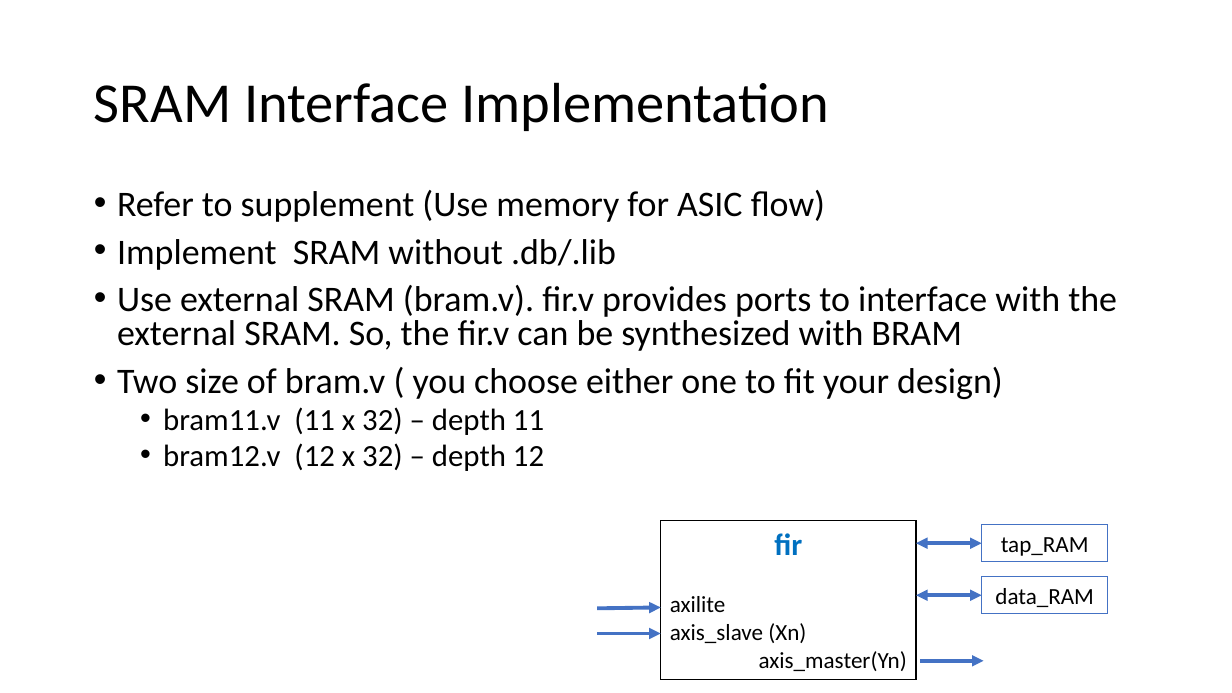
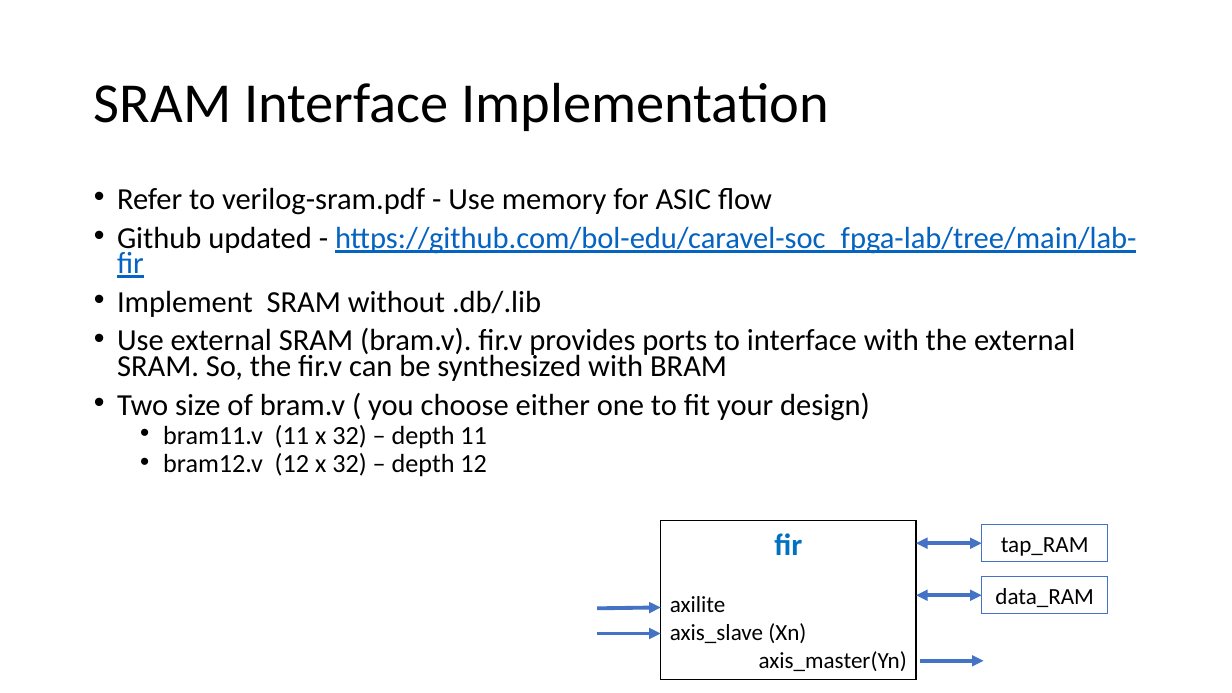
Before and after one commit to bol-edu/caravel-soc_fpga-lab, a slide deck: slide 27 of lab-fir/lab3-fir-workbook.pptx (slide 22 before the commit). Drawn at 1232x693 pixels with LibreOffice and Linux fonts; fonts in the diff are those of the drawing. Boxes give left, top, right and bottom in pixels: in the first picture for what was removed or moved away, otherwise in the second. Text is boxed around its words. In the diff, an @@ line names an element or a change of style, - is before the commit and + after.

```diff
--- a/lab-fir/lab3-fir-workbook.pptx
+++ b/lab-fir/lab3-fir-workbook.pptx
@@ text at (x1=117, y1=187, x2=1137, y2=278): text changed; size 28 to 23.8 pt; text colour #000000 to #0563C1 @@
-• Refer to supplement (Use memory for ASIC flow)
+• Refer to verilog-sram.pdf - Use memory for ASIC flow
+• Github updated - https://github.com/bol-edu/caravel-soc_fpga-lab/tree/main/lab-fir
@@ text at (x1=117, y1=290, x2=1075, y2=477): size 28 to 23.8 pt in "Implement SRAM without .db/.lib", "Use external SRAM (bram.v). fir.v provides ports ...", "Two size of bram.v ( you choose ..."; size 24 to 20.4 pt in "bram11.v (11 x 32) – depth 11", "bram12.v (12 x 32) – depth 12"; line spacing 0.8 to 0.7 @@
```
Also in this commit, not shown: 7 other slides changed, 5 slides added, 1 other file.
